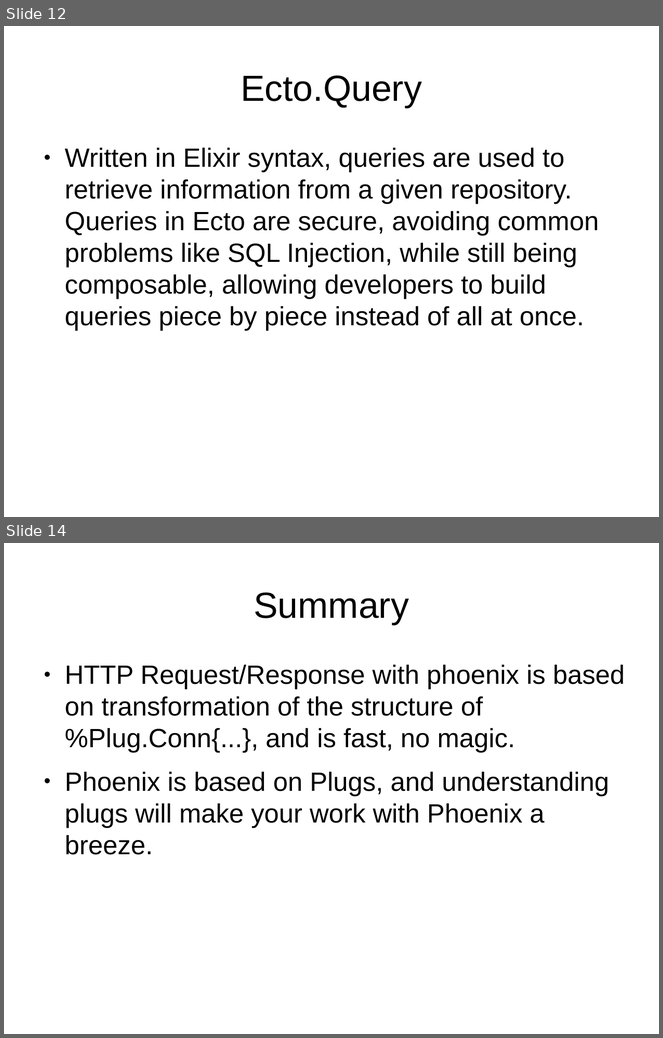
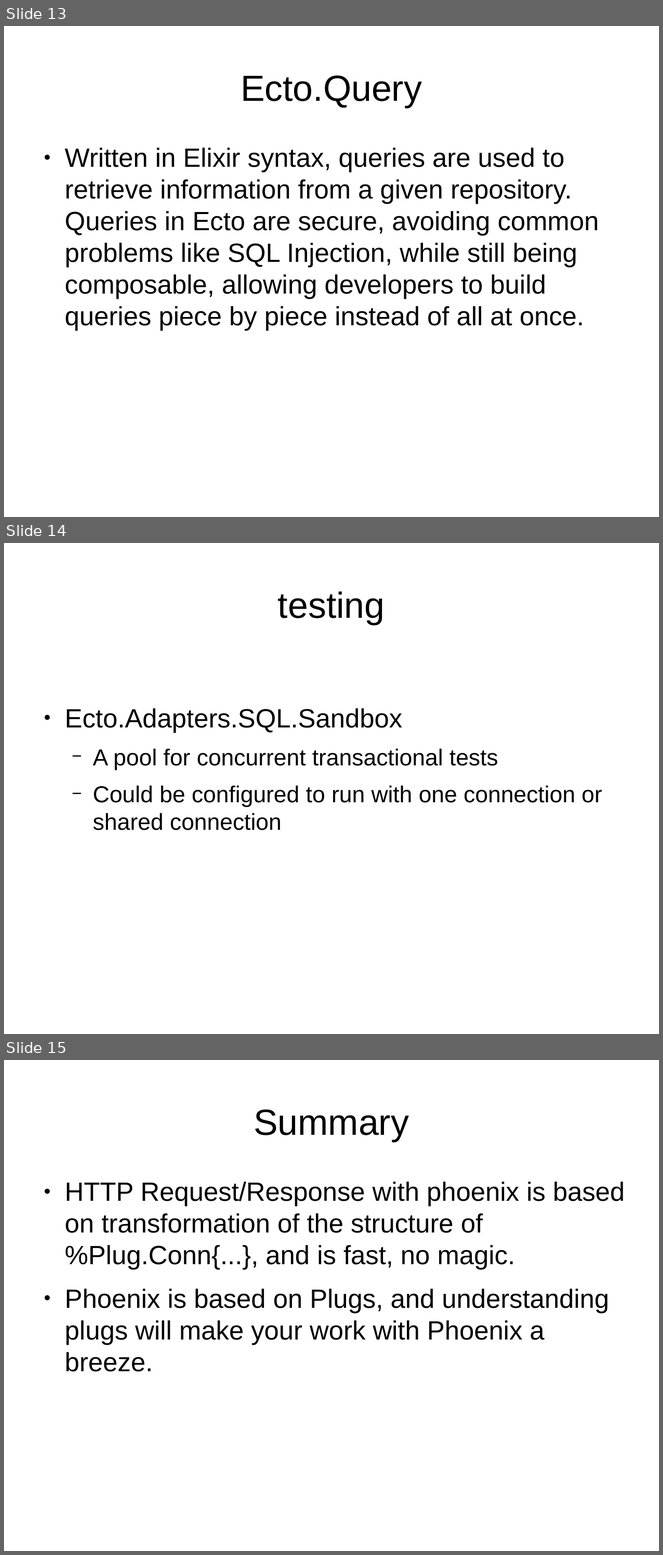
Before and after one commit to ramortegui/talks, a slide deck: odps/ecto.odp. Shown one above the other, each under a label of ours: slides 12 and 14 before the commit, slides 13, 14 and 15 after it; the slides between them are not shown. The pictures are 663x1038 and 663x1555 pixels, drawn with LibreOffice and Linux fonts; fonts in the diff are those of the drawing. Boxes give left, top, right and bottom in pixels: in the first picture for what was removed or moved away, otherwise in the second. Text is boxed around its words. In the diff, an @@ line names an element or a change of style, - is before the commit and + after.

```diff
--- a/odps/ecto.odp
+++ b/odps/ecto.odp
@@ slide 14 added at (4,543,659,1034), background #FFFFFF @@
@@ title added at (278,591,385,625), 44 pt, text #000000 @@
+testing
@@ text added at (65,708,603,831), 28 pt, text #000000 @@
+● Ecto.Adapters.SQL.Sandbox
+  − A pool for concurrent transactional tests
+  − Could be configured to run with one connection or shared connection
@@ what was slide 12 is now slide 13 @@
@@ what was slide 14 is now slide 15 @@
```
Also in this commit, not shown: 3 slides changed, 2 other slides added, 2 slides removed.
